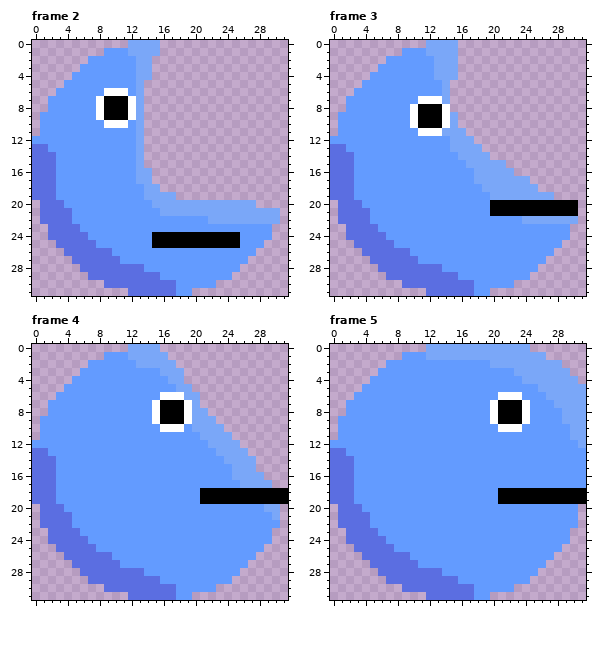
Two states of a pixel-art file, art/ase files/player.ase. Above is the file before it was changed.
32x32 pixels, 10 frames. Shown: frame 2, frame 3, frame 4, frame 5. The commit also changed other frames, which this record leaves out.
Once edited:
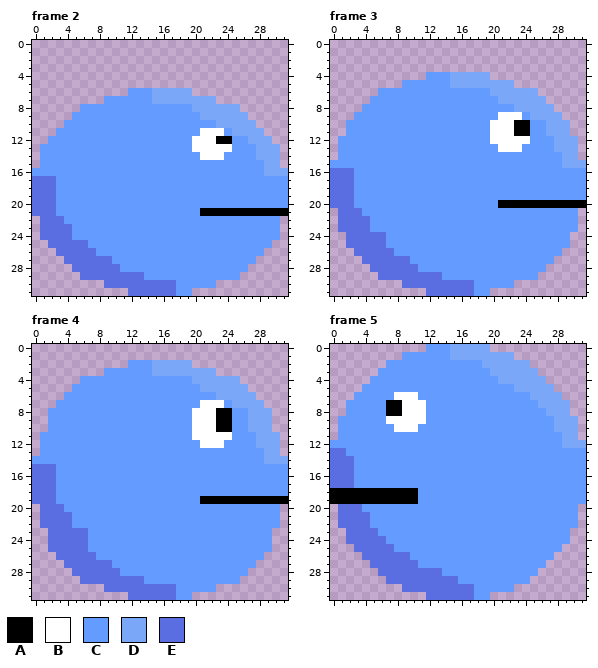
Palette (. is transparent): A #000000  B #ffffff  C #639bff  D #7aa7f8  E #5b6ee1
The commit says: much better animation
What changed:
Changed rows in their new state; - is an unchanged pixel.
Frame 2, layers "Face", "Lighting", "Layer 1":
first column x 0:
 0 ------------....----------------
 1 ---------.......----------------
 2 -------........-----------------
 3 ------.........-----------------
 4 -----..........-----------------
 5 ----..........------------------
 6 ---.........-CCDDDDD------------
 7 --.......CCCCCCDDDDDDDD---------
 8 --....--CCCCCCCCCCCCDDDDDD------
 9 -....---CCCCCCCCCCCCCDDDDDD-----
10 -...-----CCC-CCCCCCCCCCDDDDD----
11 -..----------CCCCCCCCBBBCDDDD---
12 ..-----------CCCCCCCBBBAACCDDD--
13 .C-----------CCCCCCCBBBBBCCCDDD-
14 .CC----------CCCCCCCCBBBCCCCDDD-
15 .CC----------CCCCCCCCCCCCCCCCDD-
16 CCC----------CCCCCCCCCCCCCCCCDDD
17 -------------CCCCCCCCCCCCCCCCCCC
18 --------------CCCCCCCCCCCCCCCCCC
19 --------------CCCCCCCCCCCCCCCCCC
20 E--C-----------CCCCCCCCCCCCCCCCC
21 E--CC-----------CCCCCAAAAAAAAAAA
22 ----C-----------------CCCCCCCCC-
23 -E---C------------------------C-
24 -E---CC--------CCCCCCCCCCC----C-
25 --E----C-------CCCCCCCCCCC---C--
26 ---E----CC------------------C---
27 ----E-----C----------------C----
28 -----E-----CCC------------C-----
29 ------E-------CC---------C------
Frame 3, layers "Face", "Lighting", "Layer 1":
first column x 0:
 0 ------------....----------------
 1 ---------.......----------------
 2 -------.........----------------
 3 ------..........----------------
 4 -----.......-CC-DDDD------------
 5 ----.....-----CDDDDDDDD---------
 6 ---...--------CCCCCCDDDDDD------
 7 --...------CCCCCCCCCCDDDDDD-----
 8 --..------CCCCCCCCCCCCCDDDDD----
 9 -..-------CCCCCCCCCCCBBBCDDDD---
10 -.--------CCCCCCCCCCBBBAACCDDD--
11 -.---------CCCCCCCCCBBBAACCDDD--
12 .--------------CCCCCBBBBBCCCDDD-
13 .C-------------CCCCCCBBBCCCCDDD-
14 .CC-------------CCCCCCCCCCCCCDD-
15 CCC--------------CCCCCCCCCCCCDDD
16 ------------------CCCCCCCCCCCCCC
17 ------------------CCCCCCCCCCCCCC
18 -------------------CCCCCCCCCCCCC
19 --------------------CCCCCCCCCCCC
20 E--C----------------C----------A
21 ----C---------------CCCCCCCCCCC-
22 ------------------------CCCCCCC-
23 -E---C------------------------C-
25 --E----C---------------------C--
26 ---E----CC------------------C---
27 ----E-----C----------------C----
28 -----E-----CCC------------C-----
29 ------E-------CC---------C------
Frame 4, layers "Face", "Lighting", "Layer 1":
first column x 0:
 0 ------------....----------------
 1 ---------........---------------
 2 -------.....-CC---DD------------
 3 ------...------D---DDDD---------
 4 -----.-----------CCCDDDDDD------
 5 ----.-------------CCCDDDDDD-----
 6 ---.------------CCCCCCCDDDDD----
 7 --.------------CCCCCCBBBCDDDD---
 8 ---------------CCCCCBBBAACCDDD--
 9 -.-------------CCCCCBBBAACCDDD--
10 -.--------------CCC-BBBAACCDDD--
11 --------------------BBBBBCCCDDD-
12 .--------------------BBBCCCCDDD-
13 .C---------------------CCCCCCDD-
14 CCC---------------------CCCCCDDD
15 -------------------------CCCCCCC
16 -------------------------CCCCCCC
17 --------------------------CCCCCC
18 ---------------------CCCCCCCCCCC
20 -----------------------------CC-
21 ------------------------------C-
23 ------E-------------------------
25 --E----C---------------------C--
26 ---E----CC------------------C---
27 ----E-----C----------------C----
28 -----E-----CCC------------C-----
29 ------E-------CC---------C------
Frame 5, layers "Face", "Lighting":
first column x 7:
 0 -----CCC-----.....-------
 1 -----CCC--------....-----
 2 ------------D-----....---
 3 -------------DDD---....--
 4 --------------DDD---....-
 5 ----------------DDD--....
 6 -BBB----------CCC-DD--...
 7 AABBB--------CCCCC-DD--..
 8 AABBB--------CCCCC--DD-..
 9 BBBBB--------CCCCC---D--.
10 -BBB----------CCC----DD-.
11 ----------------------D-.
12 ----------------------DD-
first column x 0:
18 AAAAAAAAAAA----------CCCCCCCCCCC
19 AAAAAAAAAAA----------CCCCCCCCCCC
Changed places in both pictures, as pixel boxes (x1, y1, x2, y2):
changed: (32, 40, 288, 280)
changed: (330, 40, 586, 280)
changed: (32, 344, 288, 584)
changed: (426, 344, 450, 360)
changed: (482, 344, 586, 448)
changed: (386, 392, 426, 432)
changed: (330, 488, 418, 504)
changed: (498, 488, 586, 504)
